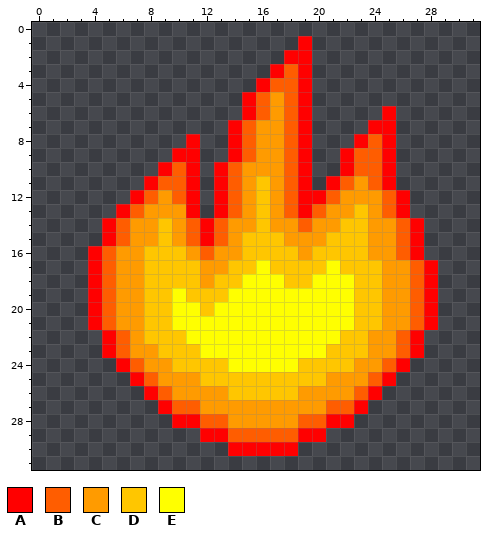
File history of a pixel-art sprite, img/feu_pos_3.png. That is the earlier state.
The file is 32x32 pixels.
Palette (. is transparent): A #ff0000  B #ff5d00  C #ff9b00  D #ffc600  E #ffff00
Pixels before, first column x 4:
 1 ...............A.........
 2 ..............AA.........
 3 .............ABA.........
 4 ............ABBA.........
 5 ...........ABCBA.........
 6 ...........ABCBA.....A...
 7 ..........ABCCBA....AA...
 8 .......A..ABCCBA...ABA...
 9 ......AA..ABCCBA..ABBA...
10 .....ABA.ABCCCBA..ABBA...
11 ....ABBA.ABCDCBA.ABCBA...
12 ...ABCBA.ABCDCBAABCCCBA..
13 ..ABCCCA.ABCDCBABCCDCBA..
14 .ABCCDCBABCCDCCBCCDDCCBA.
15 .ABCCDCBABCDDDCCCDDDCCBA.
16 ABCCDDDCBCCDDDDCDDDDCCBA.
17 ABCCDDDDCCDDEDDDDEDDDCCBA
18 ABCCDDDDCDDEEEDDEEEDDCCBA
19 ABCCDDEDDDEEEEEEEEEDDCCBA
20 ABCCDDEEDEEEEEEEEEEDDCCBA
21 ABCCDDEEEEEEEEEEEEEDDCCBA
22 .ABCDDDEEEEEEEEEEEDDCCBA.
23 .ABCCDDDEEEEEEEEEDDDCCBA.
24 ..ABCCDDDDEEEEEDDDDCCBA..
25 ...ABCCCDDDDDDDDDCCCBA...
26 ....ABCCCCDDDDDCCCCBA....
27 .....ABBCCCCCCCCCBBA.....
28 ......AABBCCCCCBBAA......
29 ........AABBBBBAA........
30 ..........AAAAA..........
And afterwards:
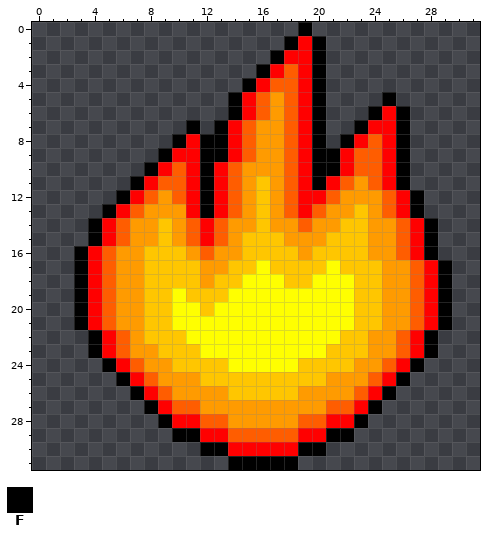
Colours new in this view: F #000000
From the commit log: modification contour sprite feu position 1 2 et 3
Edits made:
Changed rows in their new state; - is an unchanged pixel.
first column x 3:
 0 ----------------F----------
 1 ---------------F-F---------
 2 --------------F--F---------
 3 -------------F---F---------
 4 ------------F----F---------
 5 -----------F-----F----F----
 6 -----------F-----F---F-F---
 7 --------F-F------F--F--F---
 8 -------F-FF------F-F---F---
 9 ------F--FF------FF----F---
10 -----F---F-------FF----F---
11 ----F----F-------F-----F---
12 ---F-----F--------------F--
13 --F------F--------------F--
14 -F-----------------------F-
15 -F-----------------------F-
16 F------------------------F-
17 F-------------------------F
18 F-------------------------F
19 F-------------------------F
20 F-------------------------F
21 F-------------------------F
22 -F-----------------------F-
23 -F-----------------------F-
24 --F---------------------F--
25 ---F-------------------F---
26 ----F-----------------F----
27 -----F---------------F-----
28 ------F-------------F------
29 -------FF---------FF-------
30 ---------FF-----FF---------
31 -----------FFFFF-----------
